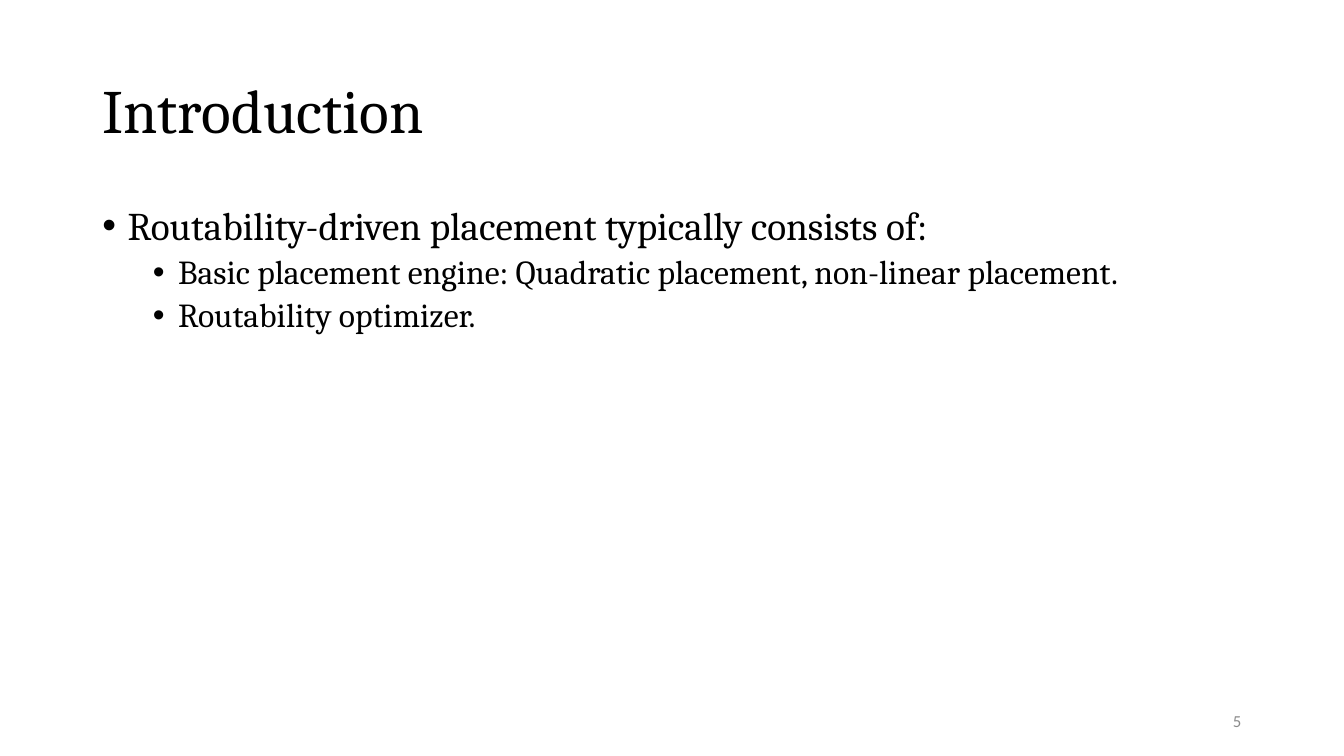
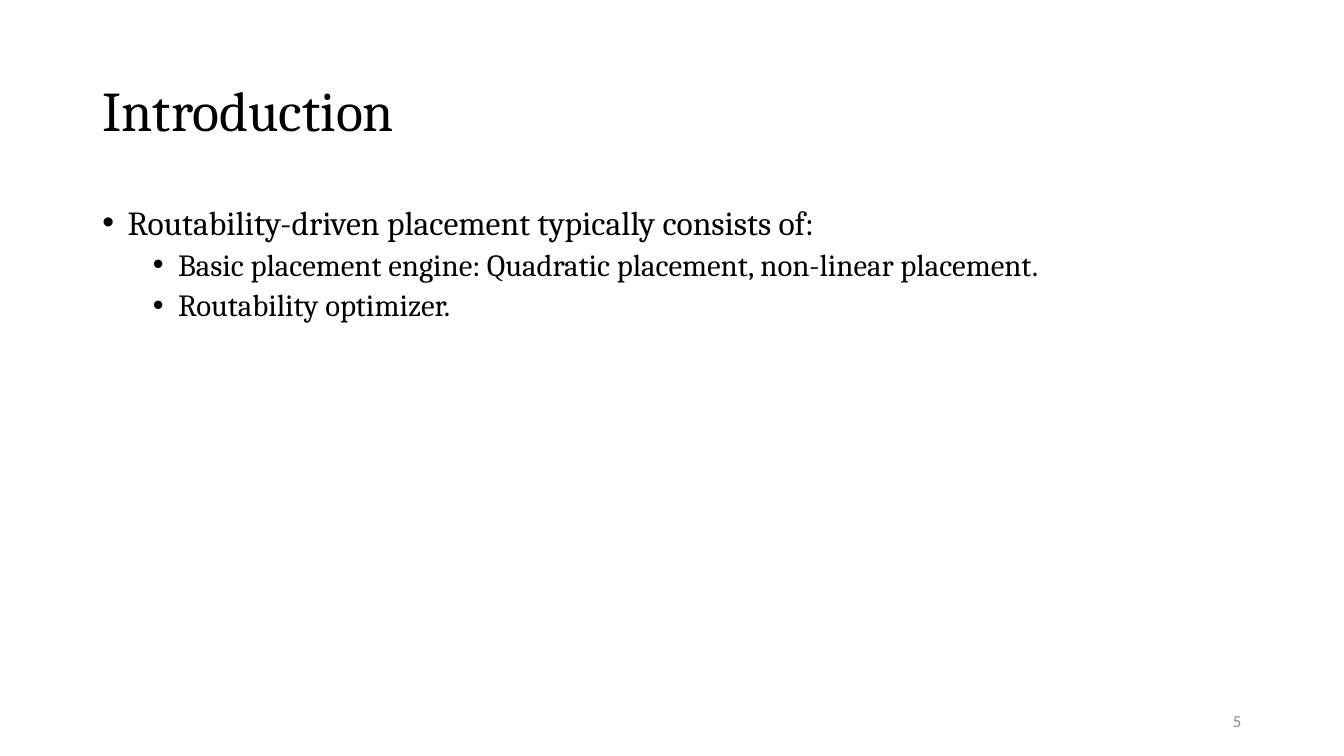
Before and after one commit to Pacific-Feng-Studuies/Studied-Papers, a slide deck: slide 6 of GM/Placement/PUFFER A Routability-Driven Placement Framework via Cell Padding/PUFFER A Routability-Driven Placement Framework via Cell Padding.pptx. Drawn at 1344x756 pixels with LibreOffice and Linux fonts; fonts in the diff are those of the drawing. Boxes give left, top, right and bottom in pixels: in the first picture for what was removed or moved away, otherwise in the second. Text is boxed around its words. In the diff, an @@ line names an element or a change of style, - is before the commit and + after.

```diff
--- a/GM/Placement/PUFFER A Routability-Driven Placement Framework via Cell Padding/PUFFER A Routability-Driven Placement Framework via Cell Padding.pptx
+++ b/GM/Placement/PUFFER A Routability-Driven Placement Framework via Cell Padding/PUFFER A Routability-Driven Placement Framework via Cell Padding.pptx
@@ title "Introduction" at (x1=102, y1=92, x2=394, y2=132): size 44 to 40 pt @@
@@ text "Routability-driven placement typically consists of:" at (x1=128, y1=211, x2=1038, y2=323): size 28 to 24 pt in "Routability-driven placement typically consists of:"; size 24 to 22 pt in "Basic placement engine: Quadratic placement, non-linear plac ...", "Routability optimizer." @@
```
Also in this commit, not shown: 13 other slides changed, 4 slides added, 1 other file.
